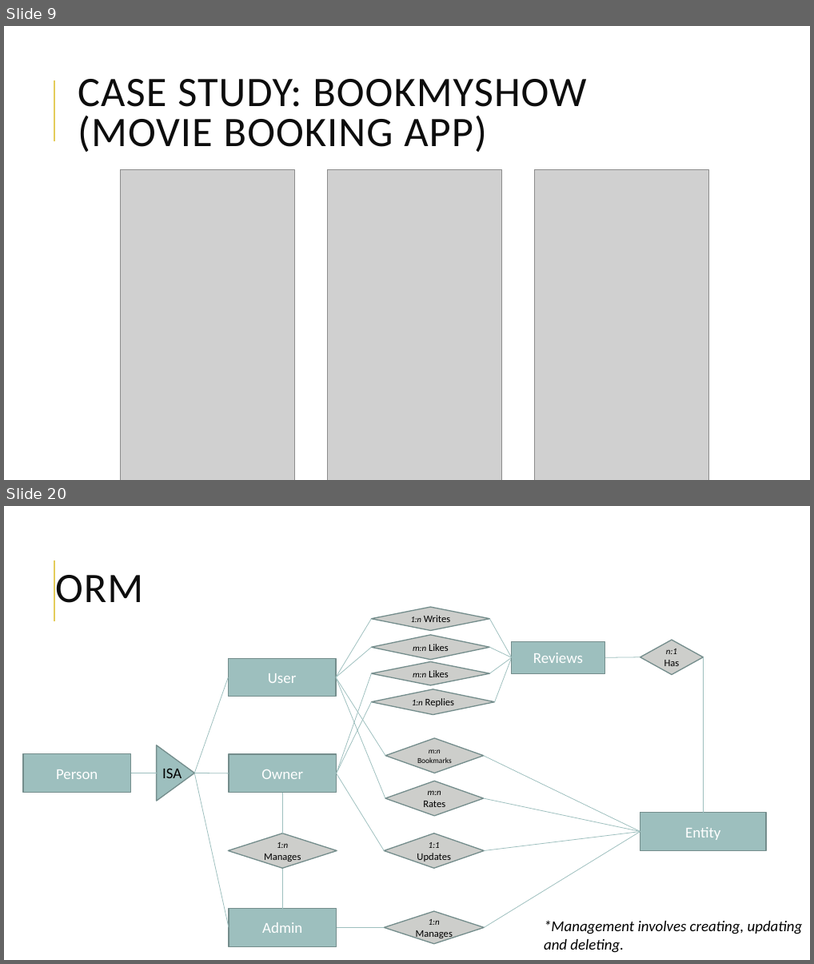
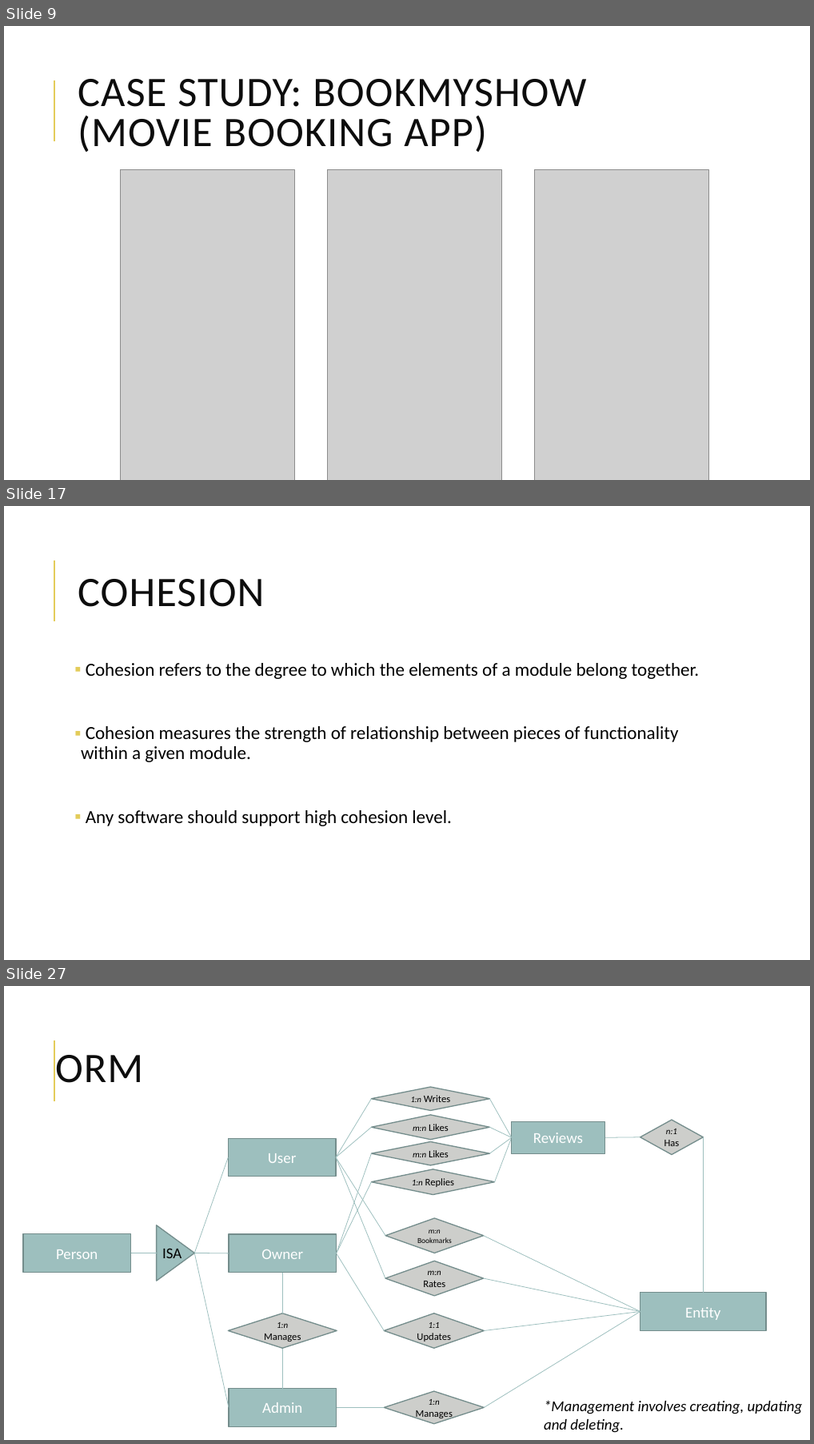
Before and after one commit to bogas04/MVP-Generator, a slide deck: docs/Final/Presentation.pptx. Shown one above the other, each under a label of ours: slides 9 and 20 before the commit, slides 9, 17 and 27 after it; the slides between them are not shown. The pictures are 814x964 and 814x1444 pixels, drawn with LibreOffice and Linux fonts; fonts in the diff are those of the drawing; grey boxes stand for pictures. Boxes give left, top, right and bottom in pixels: in the first picture for what was removed or moved away, otherwise in the second. Text is boxed around its words. In the diff, an @@ line names an element or a change of style, - is before the commit and + after.

```diff
--- a/docs/Final/Presentation.pptx
+++ b/docs/Final/Presentation.pptx
@@ slide 17 added at box(4, 506, 810, 960), background #FFFFFF; not listed: 1 template element that a slide beside it also shows @@
@@ title added at box(78, 579, 264, 607), 50 pt, text #0D0D0D @@
+COHESION
@@ text added at box(81, 663, 699, 826), 22 pt, text #000000 @@
+▪ Cohesion refers to the degree to which the elements of a module belong together.
+▪ Cohesion measures the strength of relationship between pieces of functionality within a given module.
+▪ Any software should support high cohesion level.
@@ what was slide 20 is now slide 27 @@
```
Also in this commit, not shown: 12 slides changed, 19 other slides added, 11 slides removed.
